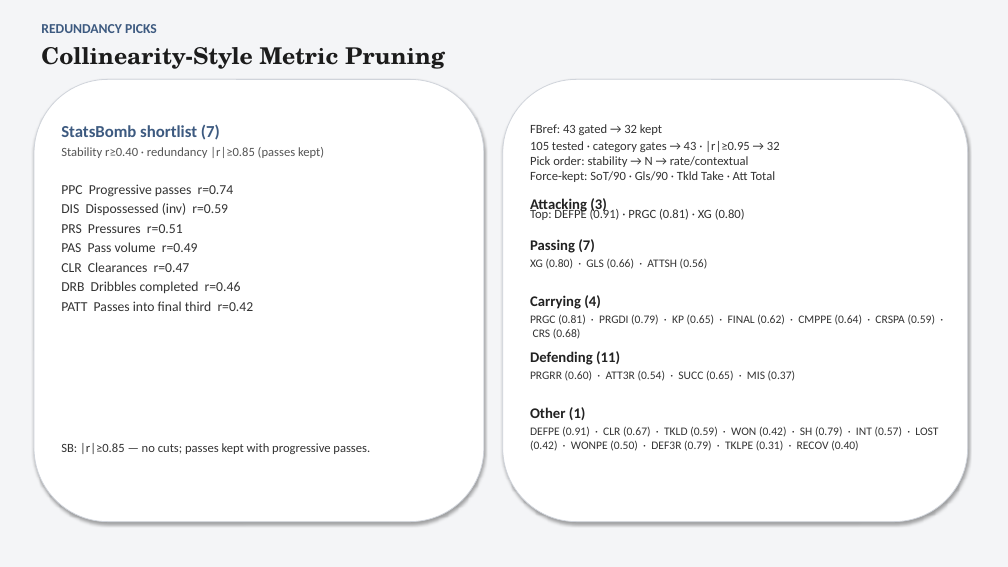
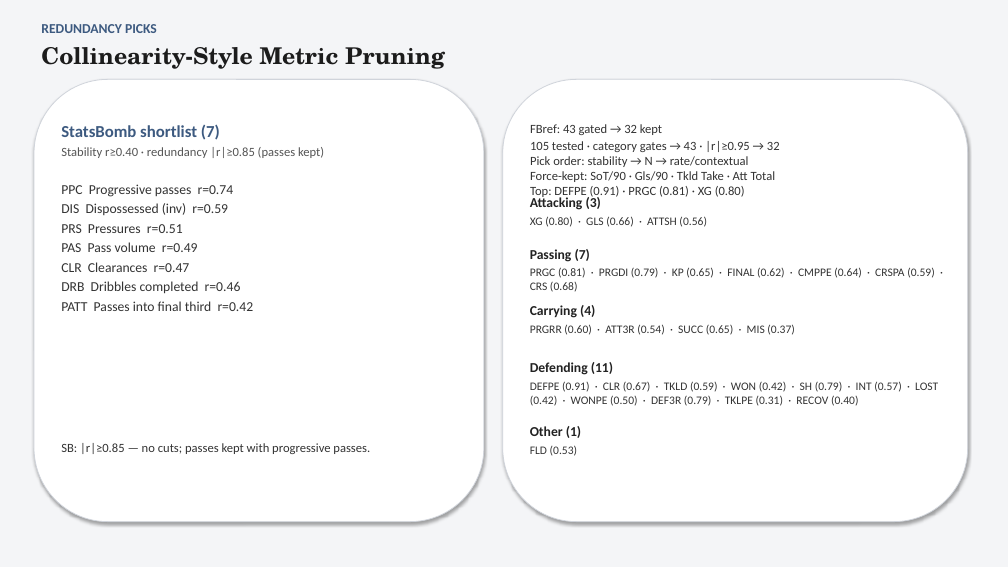
Before and after one commit to colbymorris08/bundesliga-transfer-traits, a slide deck: slide 9 of bundesliga_transfer_traits.pptx. Drawn at 1008x567 pixels with LibreOffice and Linux fonts; fonts in the diff are those of the drawing. Boxes give left, top, right and bottom in pixels: in the first picture for what was removed or moved away, otherwise in the second. Text is boxed around its words. In the diff, an @@ line names an element or a change of style, - is before the commit and + after.

```diff
--- a/bundesliga_transfer_traits.pptx
+++ b/bundesliga_transfer_traits.pptx
@@ text "FBref: 43 gated → 32 ..." rewrapped from box(530, 124, 780, 220) to box(530, 124, 780, 199) @@
@@ text "XG (0.80) · GLS (0.66) ...": place and size @@
-text "XG (0.80) · GLS (0.66) ..." at box(530, 258, 708, 269)
+text "XG (0.80) · GLS (0.66) ..." at box(530, 216, 707, 227)
@@ text "PRGC (0.81) · PRGDI (0.79) ...": place and size @@
-text "PRGC (0.81) · PRGDI (0.79) ..." at box(530, 314, 935, 339)
+text "PRGC (0.81) · PRGDI (0.79) ..." at box(530, 267, 934, 292)
@@ text "PRGRR (0.60) · ATT3R (0.54) ...": place and size @@
-text "PRGRR (0.60) · ATT3R (0.54) ..." at box(530, 370, 796, 381)
+text "PRGRR (0.60) · ATT3R (0.54) ..." at box(530, 325, 795, 335)
@@ 3 texts: place and size @@
-3 texts at box(530, 239, 620, 365)
+3 texts at box(530, 249, 613, 375)
@@ text "DEFPE (0.91) · CLR (0.67) ...": place and size @@
-text "DEFPE (0.91) · CLR (0.67) ..." at box(530, 426, 938, 451)
+text "DEFPE (0.91) · CLR (0.67) ..." at box(530, 381, 938, 406)
@@ size 14 to 13 pt in 5 elements at box(530, 196, 601, 210), box(530, 249, 590, 262), box(530, 305, 595, 318), box(530, 362, 613, 375), box(530, 426, 581, 438) @@
@@ text "Other (1)": place and size @@
-text "Other (1)" at box(530, 407, 586, 420)
+text "Other (1)" at box(530, 426, 581, 438)
@@ text added at box(530, 445, 577, 456), 11 pt, text #333333 @@
+FLD (0.53)
```
